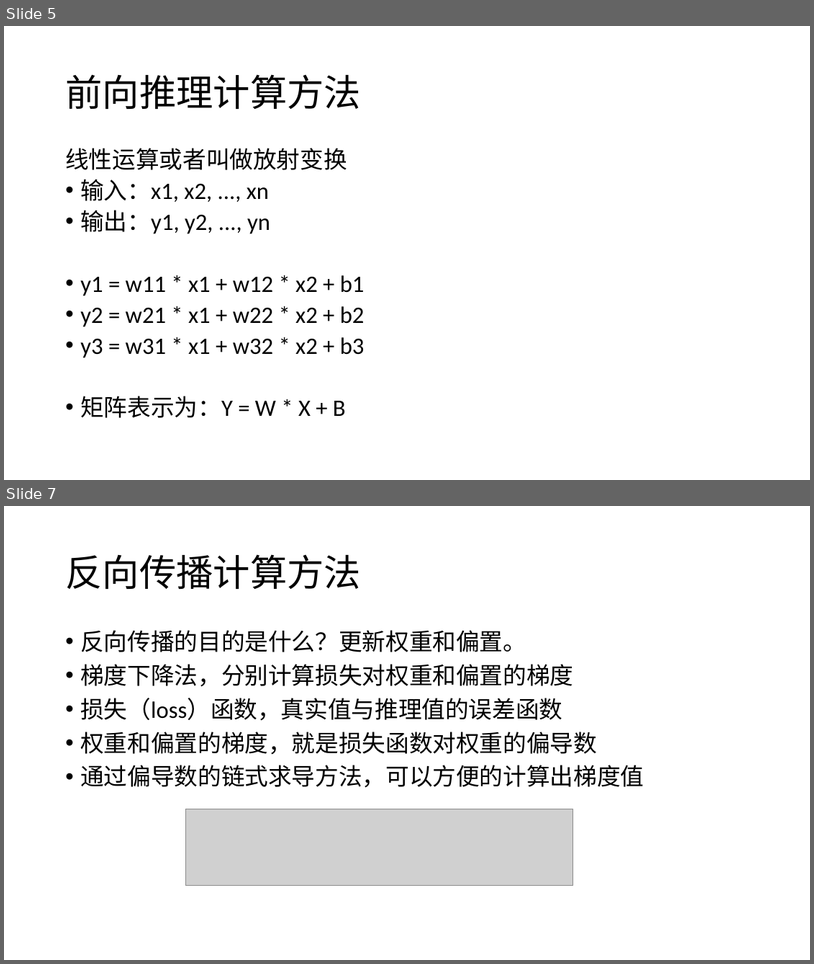
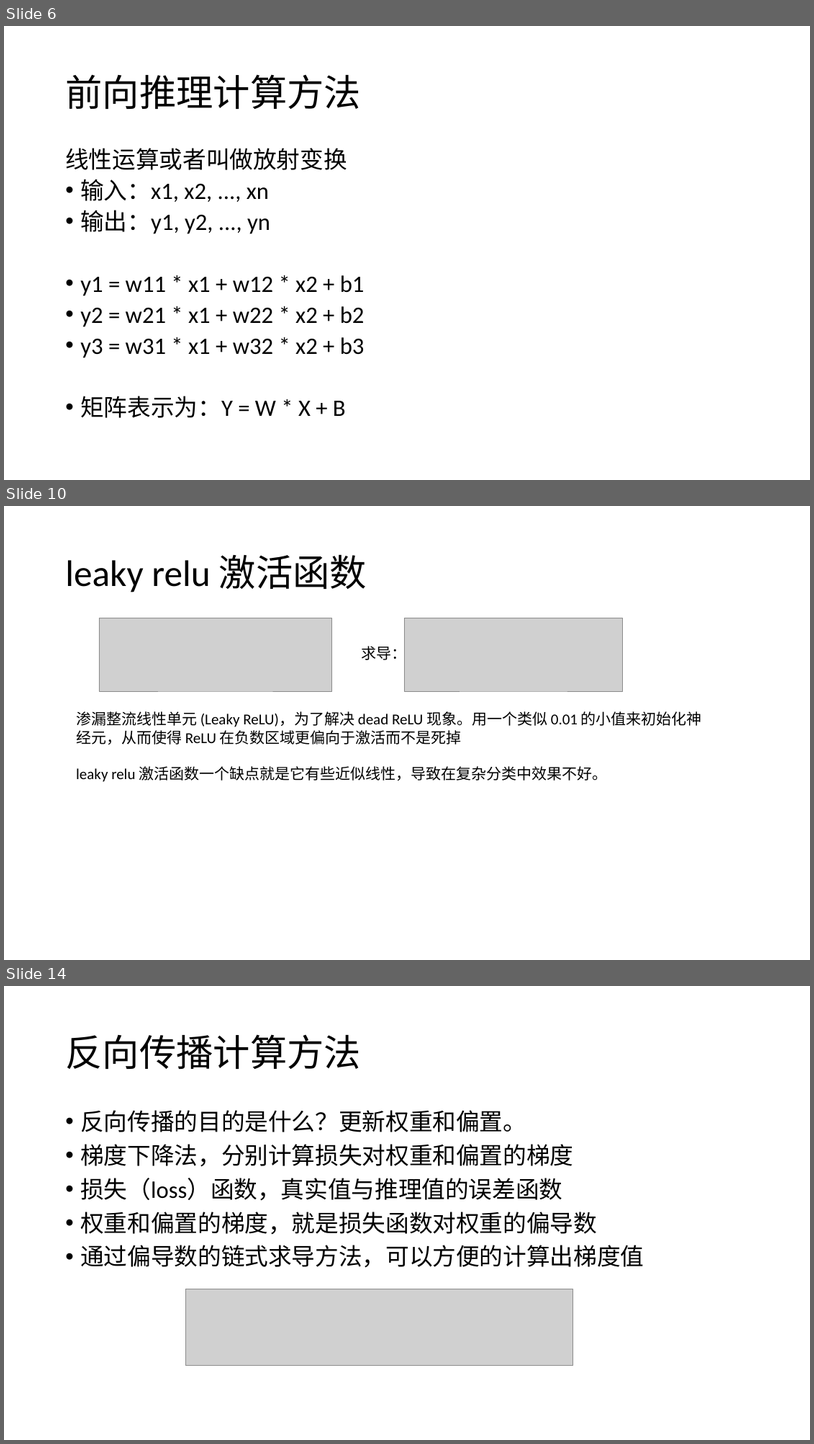
Before and after one commit to rockcarry/ffann, a slide deck: docs/BP 神经网络 C 语言实现与项目应用.pptx. Shown one above the other, each under a label of ours: slides 5 and 7 before the commit, slides 6, 10 and 14 after it; the slides between them are not shown. The pictures are 814x964 and 814x1444 pixels, drawn with LibreOffice and Linux fonts; fonts in the diff are those of the drawing; grey boxes stand for pictures. Boxes give left, top, right and bottom in pixels: in the first picture for what was removed or moved away, otherwise in the second. Text is boxed around its words. In the diff, an @@ line names an element or a change of style, - is before the commit and + after.

```diff
--- a/docs/BP 神经网络 C 语言实现与项目应用.pptx
+++ b/docs/BP 神经网络 C 语言实现与项目应用.pptx
@@ slide 10 added at bbox=[4, 506, 810, 960], background #FFFFFF @@
@@ title added at bbox=[65, 554, 367, 592], 44 pt, text #000000 @@
+leaky relu 激活函数
@@ picture added at bbox=[99, 618, 332, 691] @@
@@ picture added at bbox=[404, 618, 623, 691] @@
@@ text added at bbox=[362, 644, 407, 662], 18 pt, text #000000 @@
+求导：
@@ text added at bbox=[76, 711, 702, 782], 18 pt, text #000000 @@
+渗漏整流线性单元 (Leaky ReLU)，为了解决 dead ReLU 现象。用一个类似 0.01 的小值来初始化神
+经元，从而使得 ReLU 在负数区域更偏向于激活而不是死掉
+leaky relu 激活函数一个缺点就是它有些近似线性，导致在复杂分类中效果不好。
@@ what was slide 5 is now slide 6 @@
@@ what was slide 7 is now slide 14 @@
```
Also in this commit, not shown: 2 slides changed, 29 other slides added.
